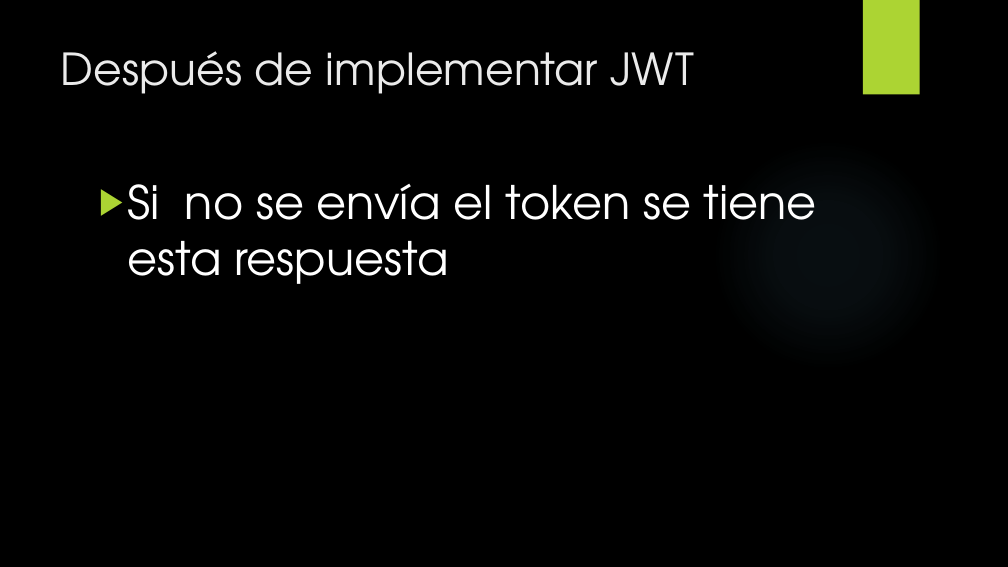
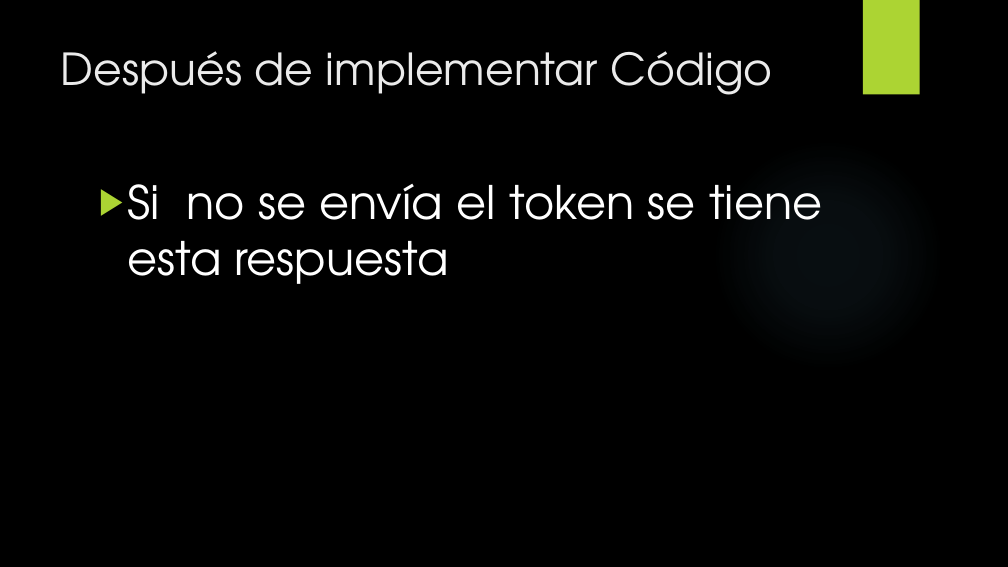
Before and after one commit to JuandresPUCE/Api_python_SQLite, a slide deck: slide 16 of Python-JWT.pptx (slide 13 before the commit). Drawn at 1008x567 pixels with LibreOffice and Linux fonts; fonts in the diff are those of the drawing; background and template pictures are left out. Boxes give left, top, right and bottom in pixels: in the first picture for what was removed or moved away, otherwise in the second. Text is boxed around its words. In the diff, an @@ line names an element or a change of style, - is before the commit and + after.

```diff
--- a/Python-JWT.pptx
+++ b/Python-JWT.pptx
@@ title at (61, 51, 772, 95): text changed @@
-Después de implementar JWT
+Después de implementar Código
@@ text "Si no se envía el ..." at (127, 184, 822, 284): alignment left to justified @@
```
Also in this commit, not shown: 10 other slides changed, 4 slides added.
